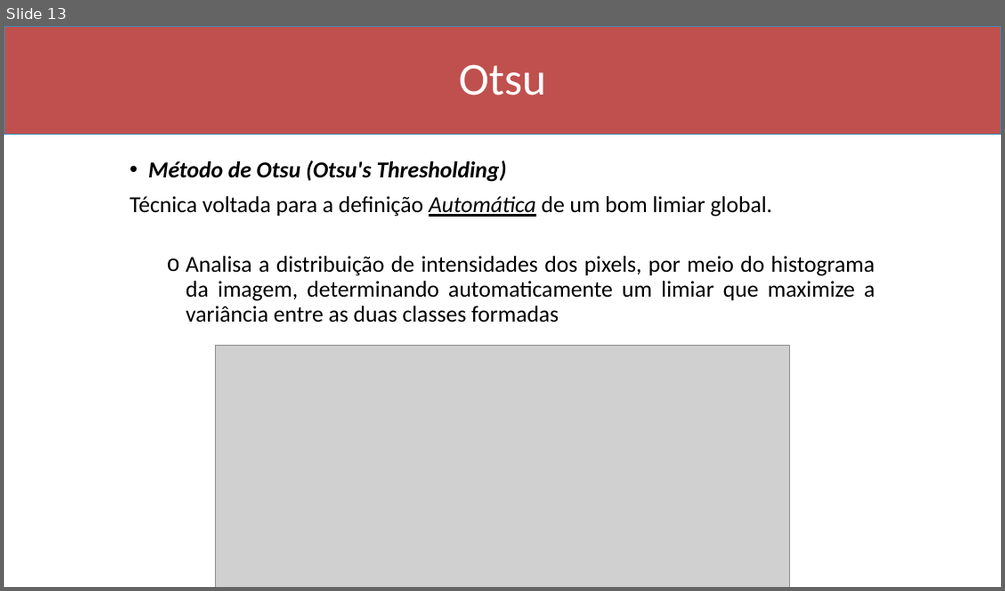
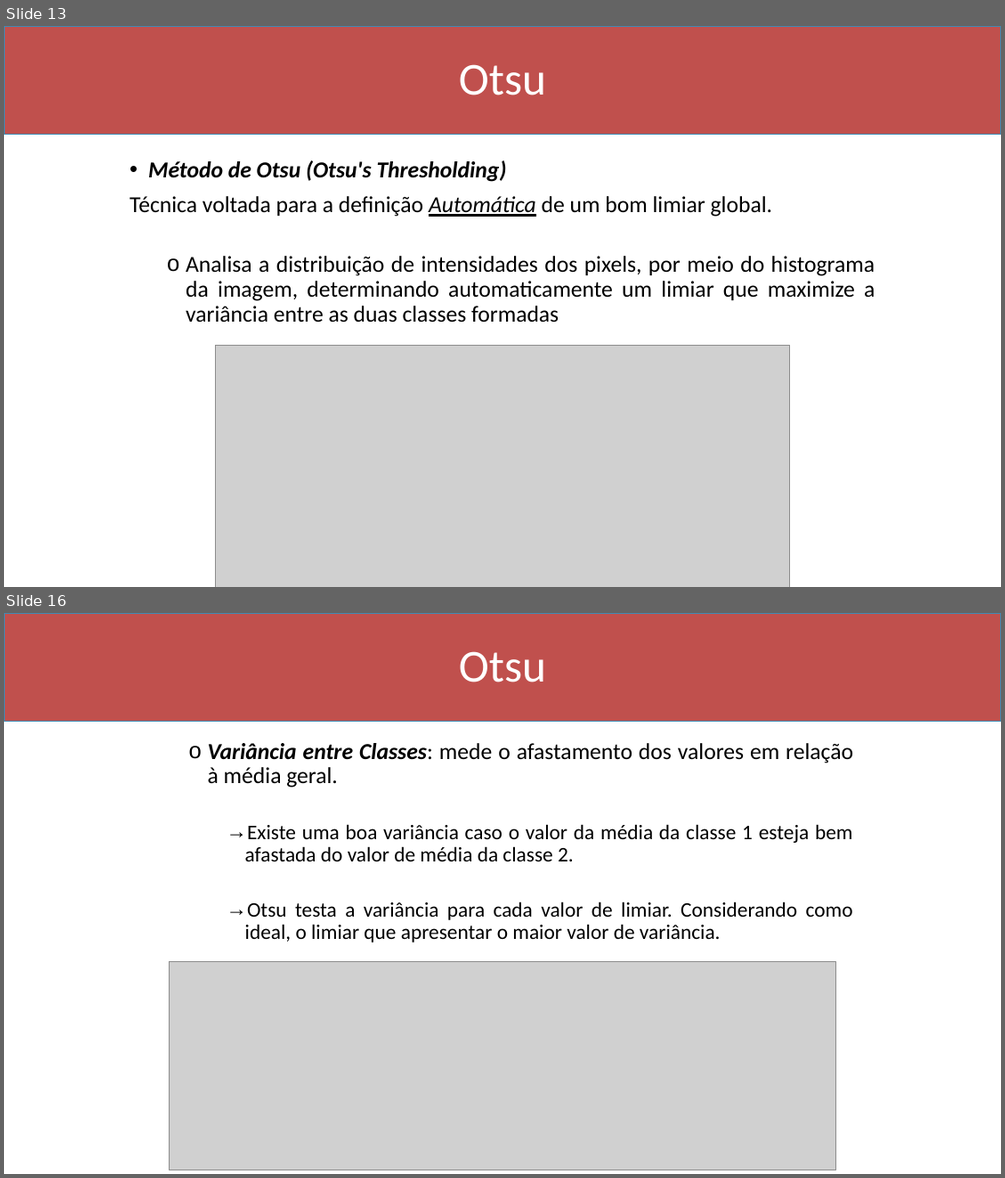
Before and after one commit to Marcio-Salmazo/Aulas, a slide deck: Processamento de Imagens/Slides/09 - Limiarizacao.pptx. Shown one above the other, each under a label of ours: slide 13 before the commit, slides 13 and 16 after it; the slides between them are not shown. The pictures are 1005x591 and 1005x1178 pixels, drawn with LibreOffice and Linux fonts; fonts in the diff are those of the drawing; grey boxes stand for pictures. Boxes give left, top, right and bottom in pixels: in the first picture for what was removed or moved away, otherwise in the second. Text is boxed around its words. In the diff, an @@ line names an element or a change of style, - is before the commit and + after.

Commit message:
Limiarização

```diff
--- a/Processamento de Imagens/Slides/09 - Limiarizacao.pptx
+++ b/Processamento de Imagens/Slides/09 - Limiarizacao.pptx
@@ slide 16 added at <box>4,613,1001,1174</box>, background #FFFFFF @@
@@ rectangle added at <box>4,613,1001,722</box>, fill #C0504D, outline #418AB3 1 pt @@
@@ title added at <box>459,651,546,682</box>, 44 pt, text #FFFFFF @@
+Otsu
@@ text added at <box>208,743,853,942</box>, 20 pt, text #000000 @@
+  o Variância entre Classes: mede o afastamento dos valores em relação à média geral.
+    → Existe uma boa variância caso o valor da média da classe 1 esteja bem afastada do valor de média da classe 2.
+    → Otsu testa a variância para cada valor de limiar. Considerando como ideal, o limiar que apresentar o maior valor de variância.
@@ picture added at <box>170,962,835,1169</box> @@
```
Also in this commit, not shown: 2 slides changed, 3 other slides added, 1 slide removed, 1 other file.
